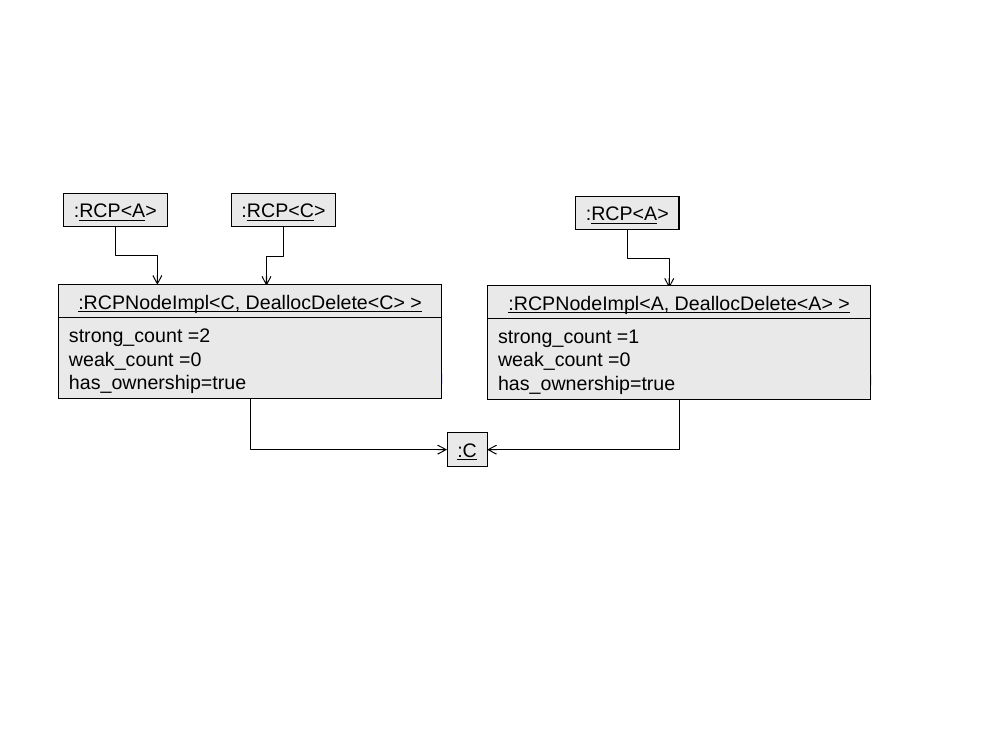
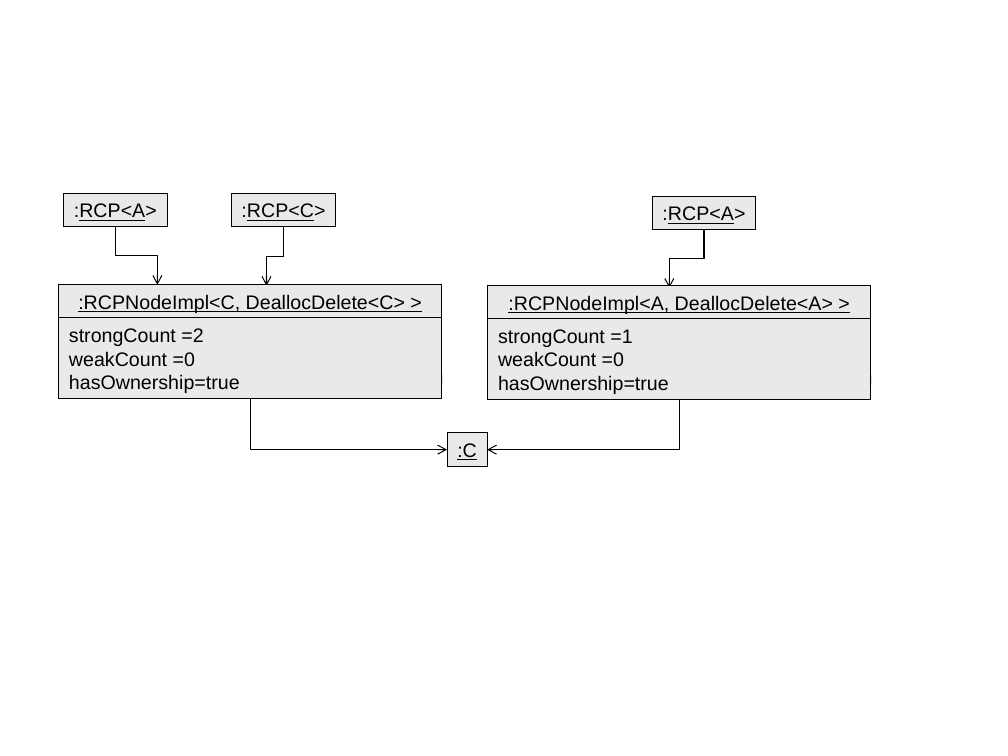
Before and after one commit to bartlettroscoe/TeuchosMMDocs, a slide deck: slide 1 of memory_management_report/RCPEx2.ppt. Drawn at 1008x756 pixels with LibreOffice and Linux fonts; fonts in the diff are those of the drawing. Boxes give left, top, right and bottom in pixels: in the first picture for what was removed or moved away, otherwise in the second. Text is boxed around its words. In the diff, an @@ line names an element or a change of style, - is before the commit and + after.

```diff
--- a/memory_management_report/RCPEx2.ppt
+++ b/memory_management_report/RCPEx2.ppt
@@ rectangle ":RCP<A>": place and size @@
-rectangle ":RCP<A>" at box(576, 197, 679, 230)
+rectangle ":RCP<A>" at box(652, 197, 756, 230)
@@ elbow arrow moved from (627, 230) - (669, 287) to (704, 230) - (669, 287) @@
@@ text in rectangle at box(69, 328, 240, 393): text changed @@
-strong_count =2
-weak_count =0
-has_ownership=true
+strongCount =2
+weakCount =0
+hasOwnership=true
@@ text in rectangle at box(498, 329, 669, 394): text changed @@
-strong_count =1
-weak_count =0
-has_ownership=true
+strongCount =1
+weakCount =0
+hasOwnership=true
```
Also in this commit, not shown: 6 other files.
